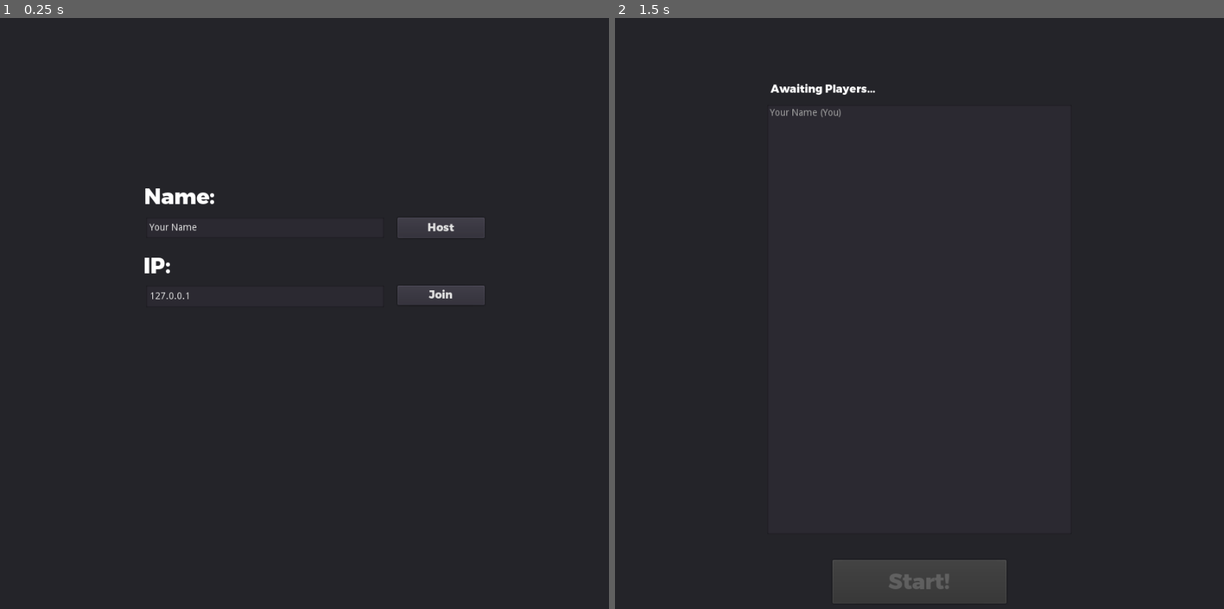
Above: before the commit, frames 1-2 (left to right).
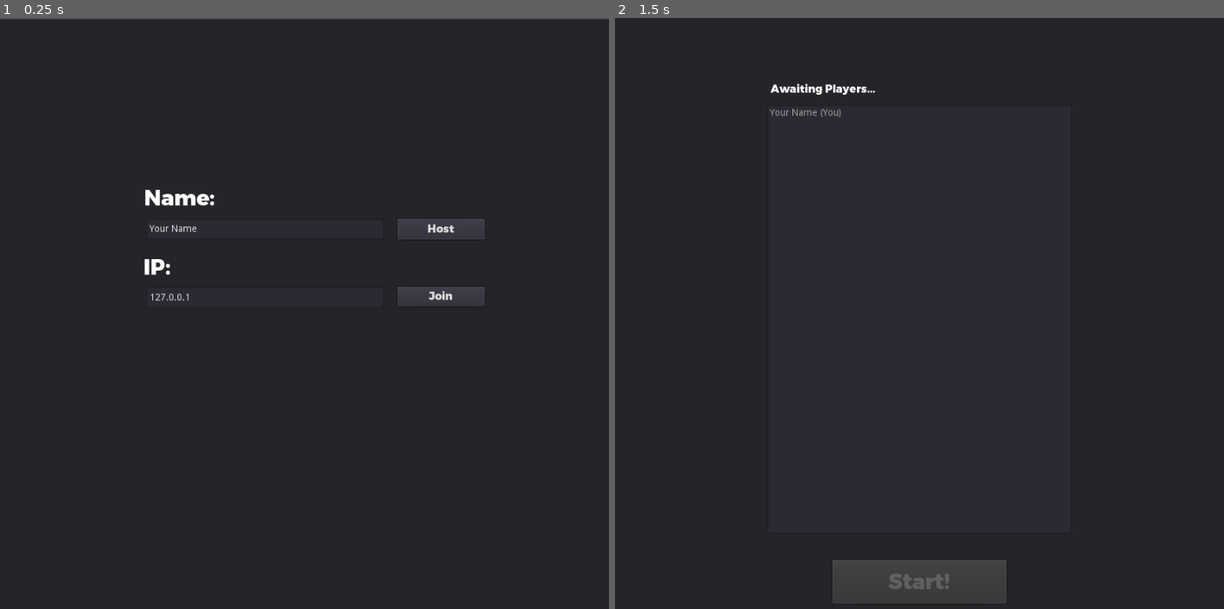
Above: after the commit, the same moments.

Repository: Roket132/GDMaze
Game: Godot game, scene res://Network/Lobby.tscn
The game is run twice, just before and just after one commit, with the same random seed, the same clock (stepped at 60 frames per second) and the same inputs.
Inputs:
- Up to frame 1 (0.25 s): no input
- Up to frame 2 (1.5 s): tap Enter at 0.5 s; hold Right (ui_right) 0.53-1.25 s; click "Host" at 1.25 s

The runs differ from the first frame. In frame 1, 0.6% of the frame differs, in the area x 0-100%, y 0-49%; in frame 2, nothing differs.
Error in both runs: Invalid get index '0' (on base: 'PoolStringArray'). (res://Map/Map.gd:26)

Commit message:
improve code

Diff:
--- a/Network/Lobby.tscn
+++ b/Network/Lobby.tscn
@@ -32,6 +32,8 @@
 [node name="Connect" type="Panel" parent="."]
 anchor_right = 1.0
 anchor_bottom = 1.0
+margin_top = 1.75809
+margin_bottom = 1.75806
 
 [node name="Name" type="Label" parent="Connect"]
 anchor_top = 0.5
@@ -83,9 +85,9 @@
 
 [node name="Error" type="Label" parent="Connect"]
 margin_left = 215.0
-margin_top = 487.0
+margin_top = 485.242
 margin_right = 708.0
-margin_bottom = 524.0
+margin_bottom = 522.242
 
 [node name="Players" type="Panel" parent="."]
 visible = false
--- a/Player/Player.gd
+++ b/Player/Player.gd
@@ -1,7 +1,8 @@
 extends KinematicBody2D
 
 export var speed = 200
-export var step_size = 160
+export var BLOCK_SIZE = 64
+export var DIFF = 32
 
 puppet var puppet_pos = Vector2()
 
@@ -16,6 +17,8 @@
 }
 
 func _ready():
+	set_as_toplevel(true)
+
 	puppet_pos = position
 	new_pos = position
 	last_pos = position
@@ -41,8 +44,8 @@
 	if new_pos == position: #if player don't motion
 		$AnimatedSprite.animation = "move_forward"
 		last_pos = position
-		new_pos.x = position.x + step_size * x
-		new_pos.y = position.y + step_size * y
+		new_pos.x = position.x + BLOCK_SIZE * x
+		new_pos.y = position.y + BLOCK_SIZE * y
 		if settings["rest_of_bonfire"] != 0:
 			settings["rest_of_bonfire"] -= 1
 
@@ -55,25 +58,24 @@
 func move_player():
 	if get_slide_count() != 0:
 		var collision = get_slide_collision(0)
-		print("Collided with: ", collision.collider.name)
 		new_pos = last_pos
 
-	print(settings["rest_of_bonfire"])
 	var velocity = (new_pos - position).normalized() * speed
 	if (new_pos - position).length() > 5:
 		velocity = move_and_slide(velocity)
 	elif position != new_pos:
 		position.x = new_pos.x
 		position.y = new_pos.y
+		player_cell = (position + Vector2(DIFF, DIFF)) / BLOCK_SIZE
 		$AnimatedSprite.animation = "stay_forward"
+
 	if settings["rest_of_bonfire"] == 0:
 		$Camera2D.zoom = Vector2(0.5, 0.5)
 	else:
 		$Camera2D.zoom = Vector2(0.643, 0.643)
 
-	player_cell = (position + Vector2(32,32)) / 64
-
-	rset("puppet_pos", position)
+	if is_network_master():
+		rset("puppet_pos", position)
 
 func set_player_name(name):
 	settings.player_name = name
--- a/Player/Player.tscn
+++ b/Player/Player.tscn
@@ -27,7 +27,6 @@
 __meta__ = {
 "_edit_group_": true
 }
-step_size = 64
 
 [node name="AnimatedSprite" type="AnimatedSprite" parent="."]
 frames = SubResource( 1 )
